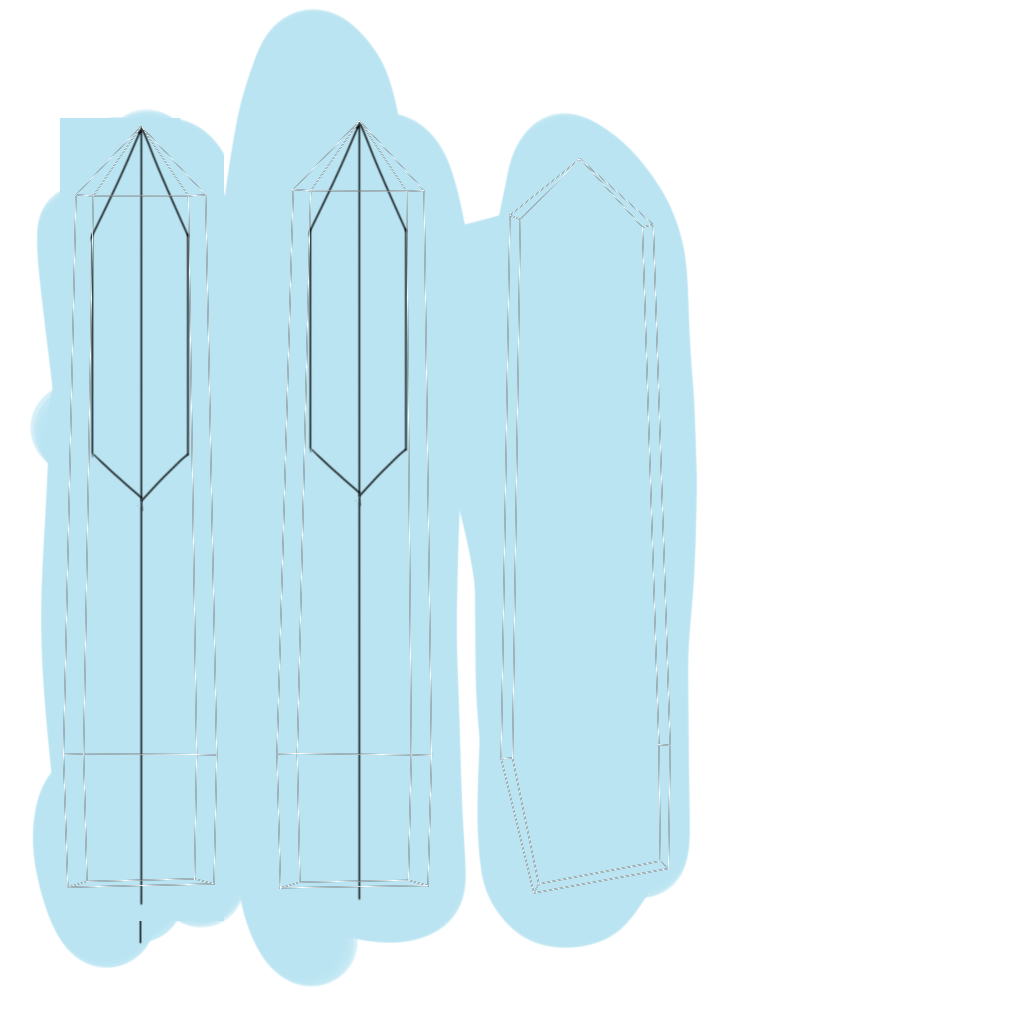
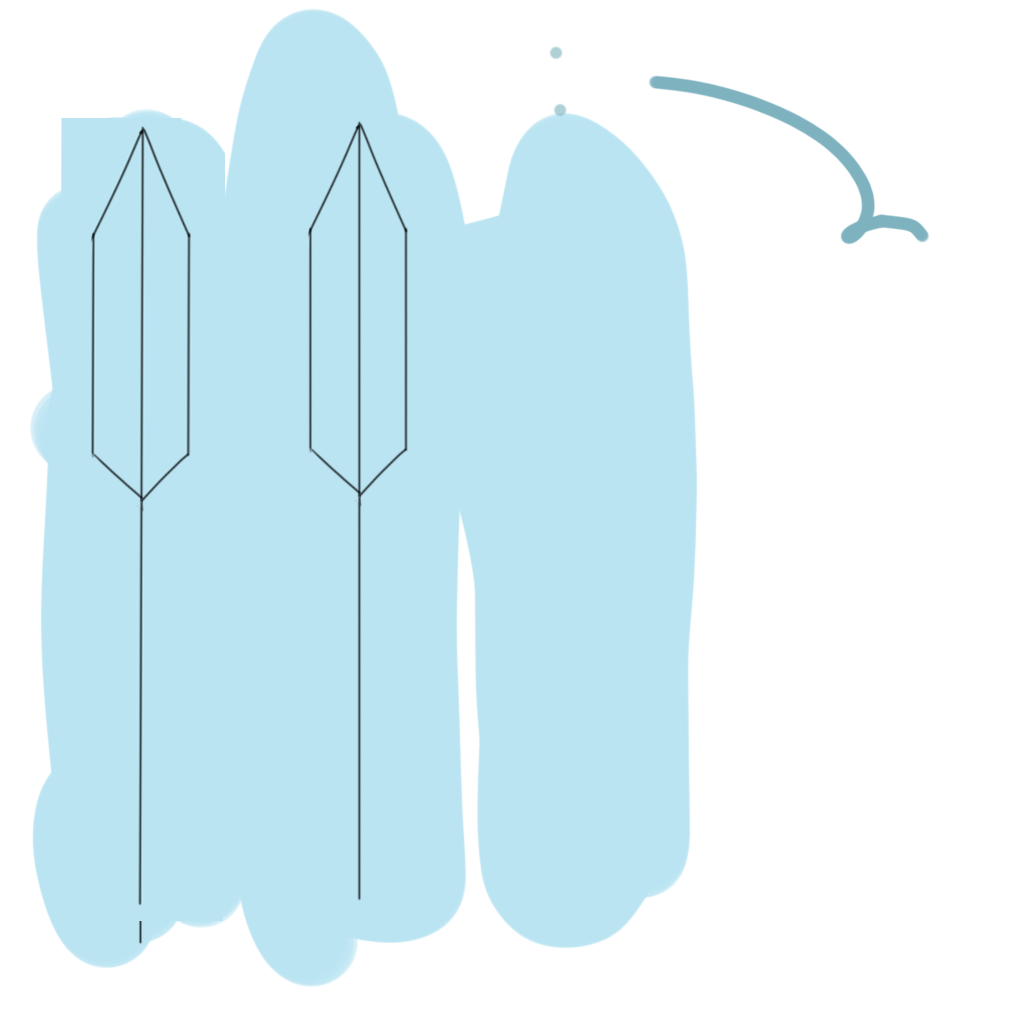
Layers edited between the first and the second 1024 x 1024 image:
hid "Layer 1" over [left=62, top=120, right=671, bottom=894]
painted on "Layer 5" over [left=60, top=46, right=930, bottom=921]
